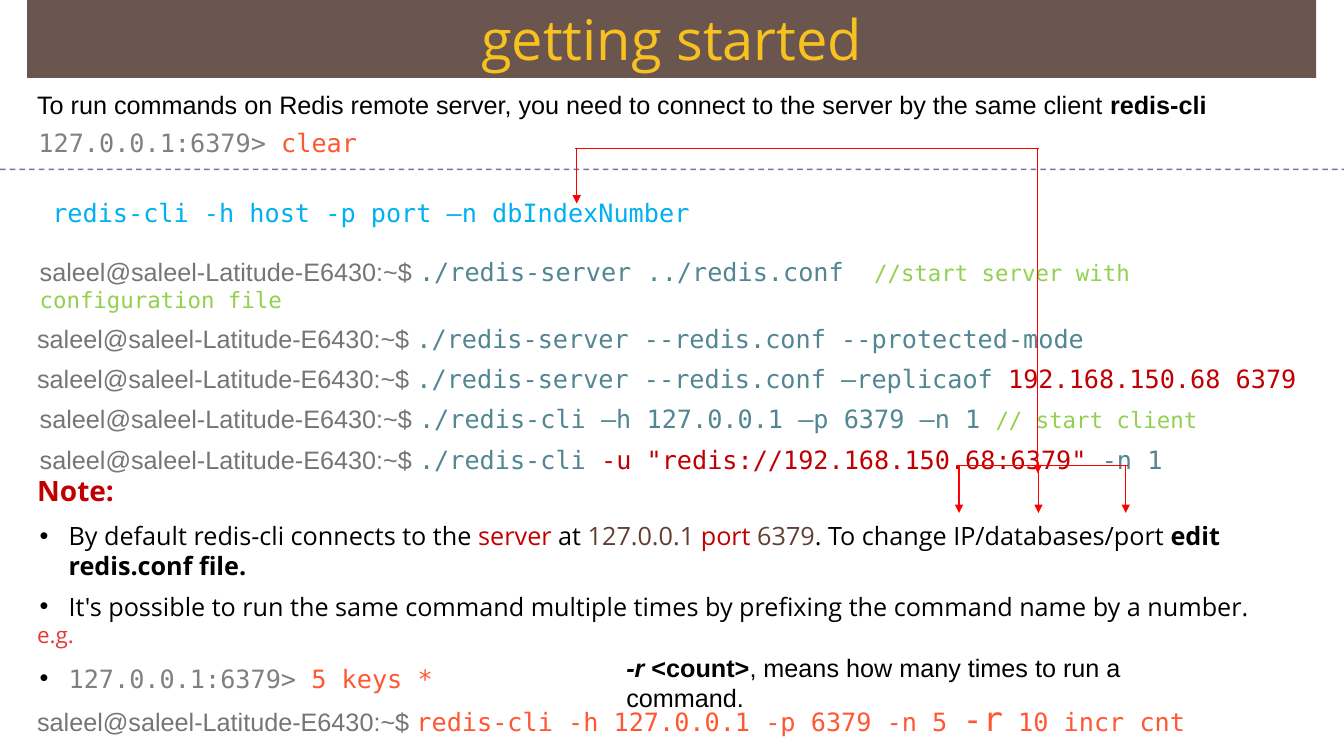
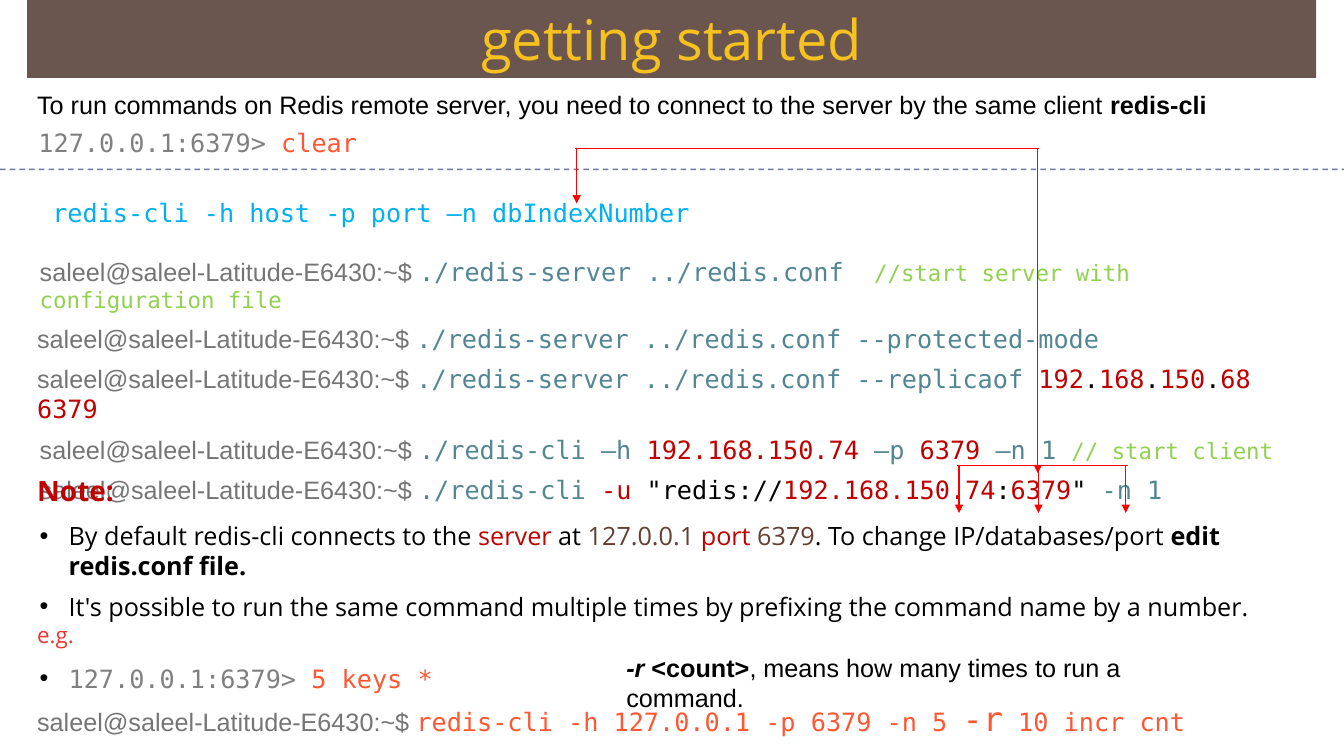
Before and after one commit to Saleel-Bagde/PPT-s, a slide deck: slide 5 of redis Ver2.pptx. Drawn at 1344x756 pixels with LibreOffice and Linux fonts; fonts in the diff are those of the drawing. Boxes give left, top, right and bottom in pixels: in the first picture for what was removed or moved away, otherwise in the second. Text is boxed around its words. In the diff, an @@ line names an element or a change of style, - is before the commit and + after.

```diff
--- a/redis Ver2.pptx
+++ b/redis Ver2.pptx
@@ text at (37,327,1273,505): text changed @@
-saleel@saleel-Latitude-E6430:~$ ./redis-server --redis.conf --protected-mode
-saleel@saleel-Latitude-E6430:~$ ./redis-server --redis.conf –replicaof 192.168.150.68 6379
-saleel@saleel-Latitude-E6430:~$ ./redis-cli –h 127.0.0.1 –p 6379 –n 1 // start client
-saleel@saleel-Latitude-E6430:~$ ./redis-cli -u "redis://192.168.150.68:6379" -n 1
+saleel@saleel-Latitude-E6430:~$ ./redis-server ../redis.conf --protected-mode
+saleel@saleel-Latitude-E6430:~$ ./redis-server ../redis.conf --replicaof 192.168.150.68 6379
+saleel@saleel-Latitude-E6430:~$ ./redis-cli –h 192.168.150.74 –p 6379 –n 1 // start client
+saleel@saleel-Latitude-E6430:~$ ./redis-cli -u "redis://192.168.150.74:6379" -n 1
```
Also in this commit, not shown: 2 slides added.
